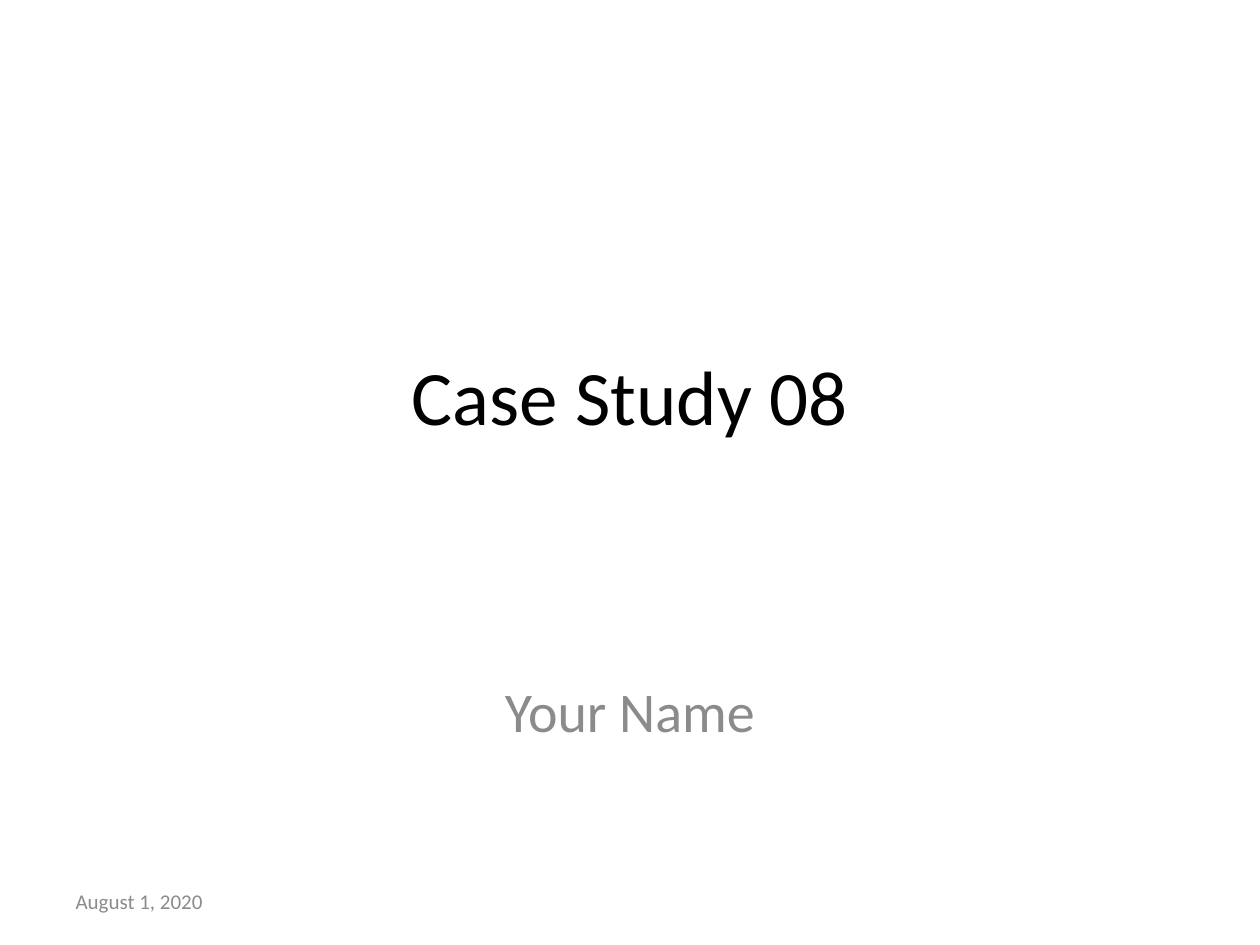
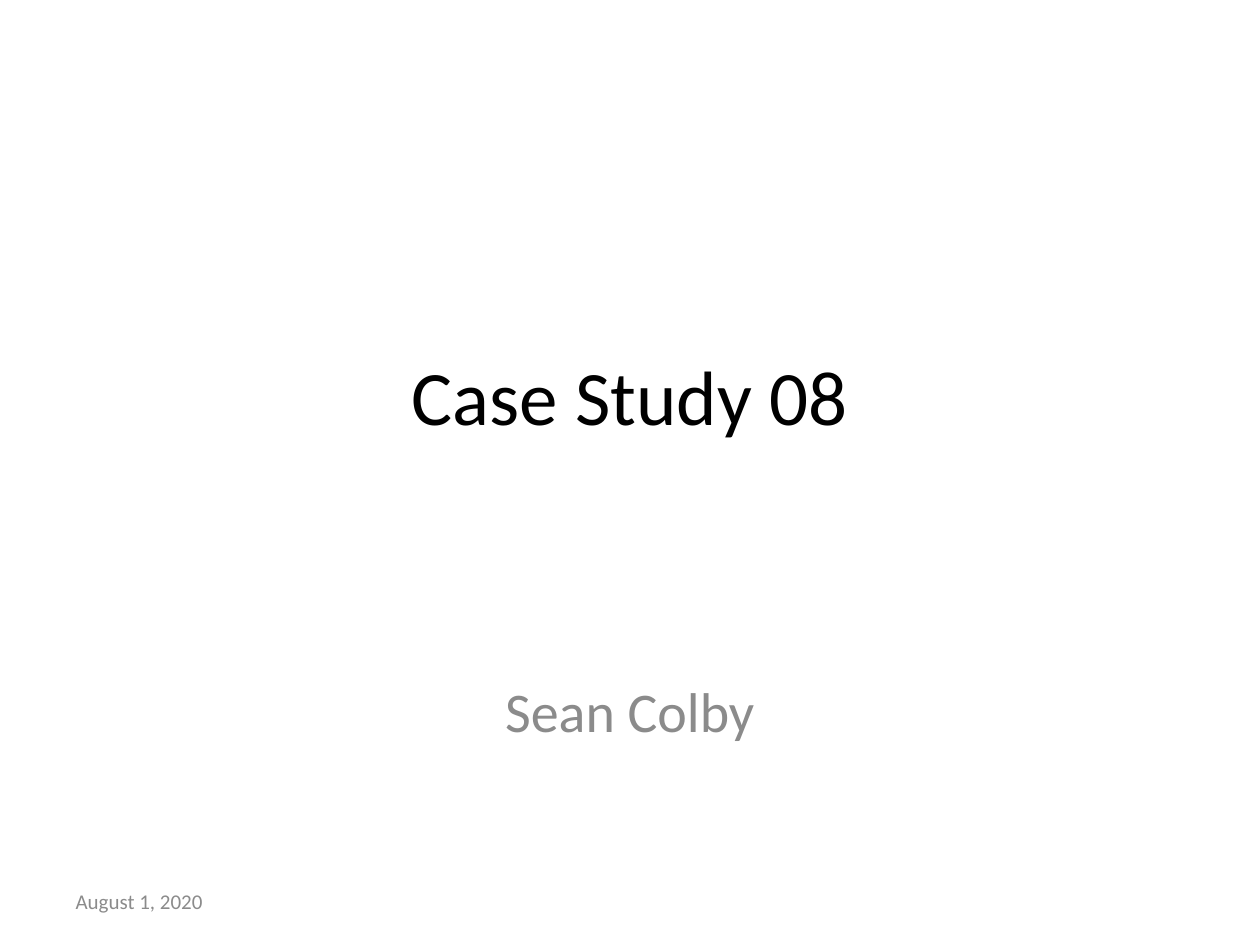
Before and after one commit to GEO511-2021/2021_case_studies-seancolb, a slide deck: slide 1 of week_08/case_study_08.pptx. Drawn at 1260x945 pixels with LibreOffice and Linux fonts; fonts in the diff are those of the drawing. Boxes give left, top, right and bottom in pixels: in the first picture for what was removed or moved away, otherwise in the second. Text is boxed around its words. In the diff, an @@ line names an element or a change of style, - is before the commit and + after.

```diff
--- a/week_08/case_study_08.pptx
+++ b/week_08/case_study_08.pptx
@@ subtitle at bbox=[505, 693, 755, 741]: text changed @@
-Your Name
+Sean Colby
```
Also in this commit, not shown: 4 other files.
